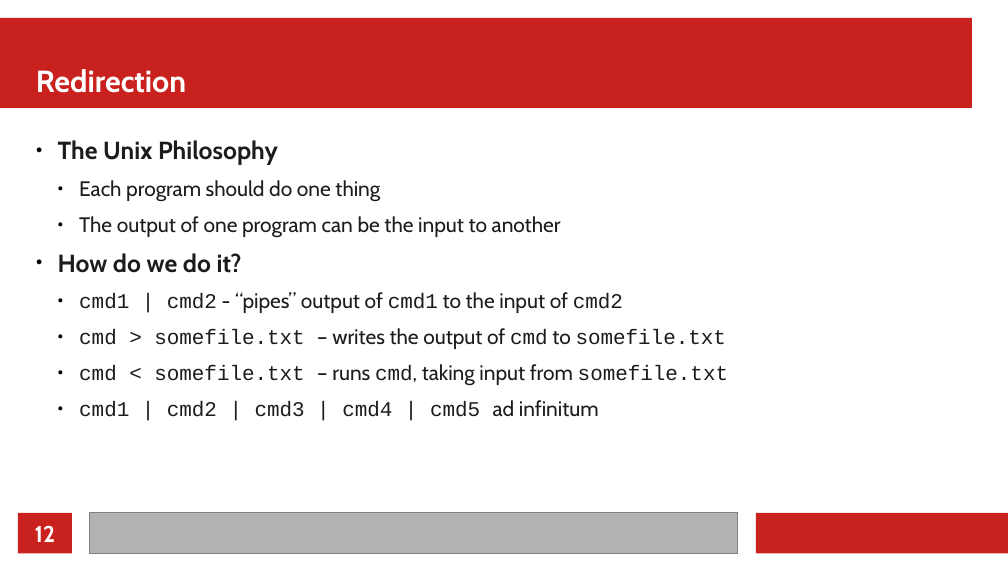
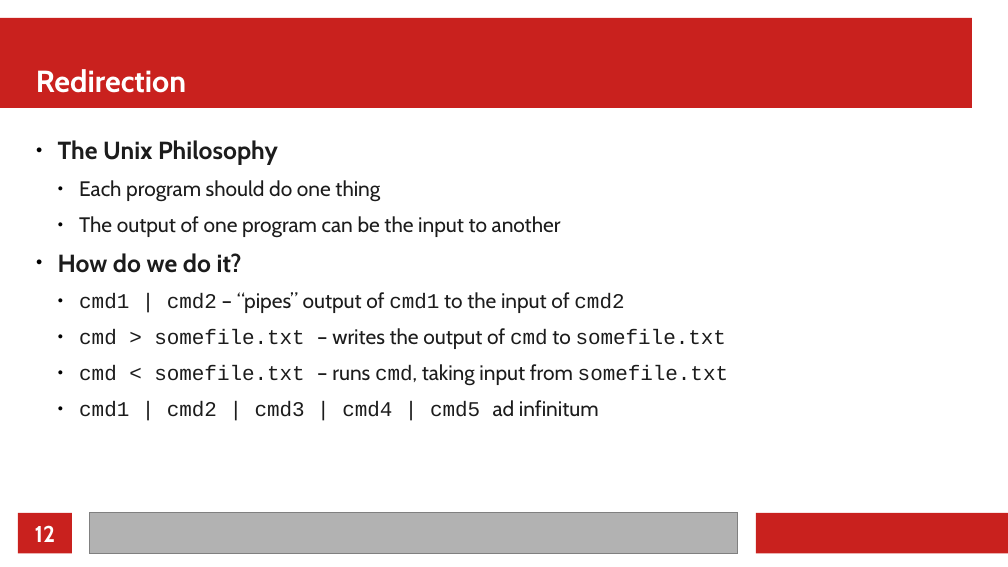
Before and after one commit to MarkusG/UCI-Slides, a slide deck: slide 12 of CLI.odp. Drawn at 1008x567 pixels with LibreOffice and Linux fonts; fonts in the diff are those of the drawing. Boxes give left, top, right and bottom in pixels: in the first picture for what was removed or moved away, otherwise in the second. Text is boxed around its words. In the diff, an @@ line names an element or a change of style, - is before the commit and + after.

```diff
--- a/CLI.odp
+++ b/CLI.odp
@@ text at <box>79,292,624,313</box>: text changed @@
-  ● cmd1 | cmd2 - “pipes” output of cmd1 to the input of cmd2
+  ● cmd1 | cmd2 – “pipes” output of cmd1 to the input of cmd2
```
Also in this commit, not shown: 3 other slides changed, 3 slides added, 1 other file.
